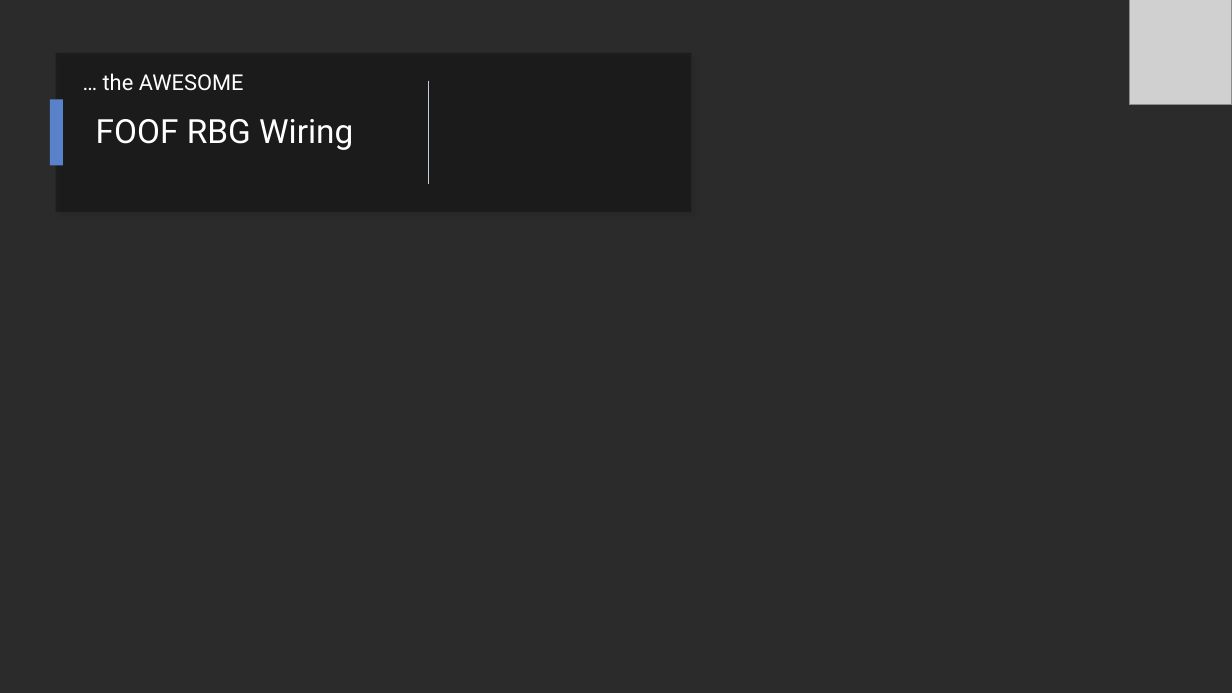
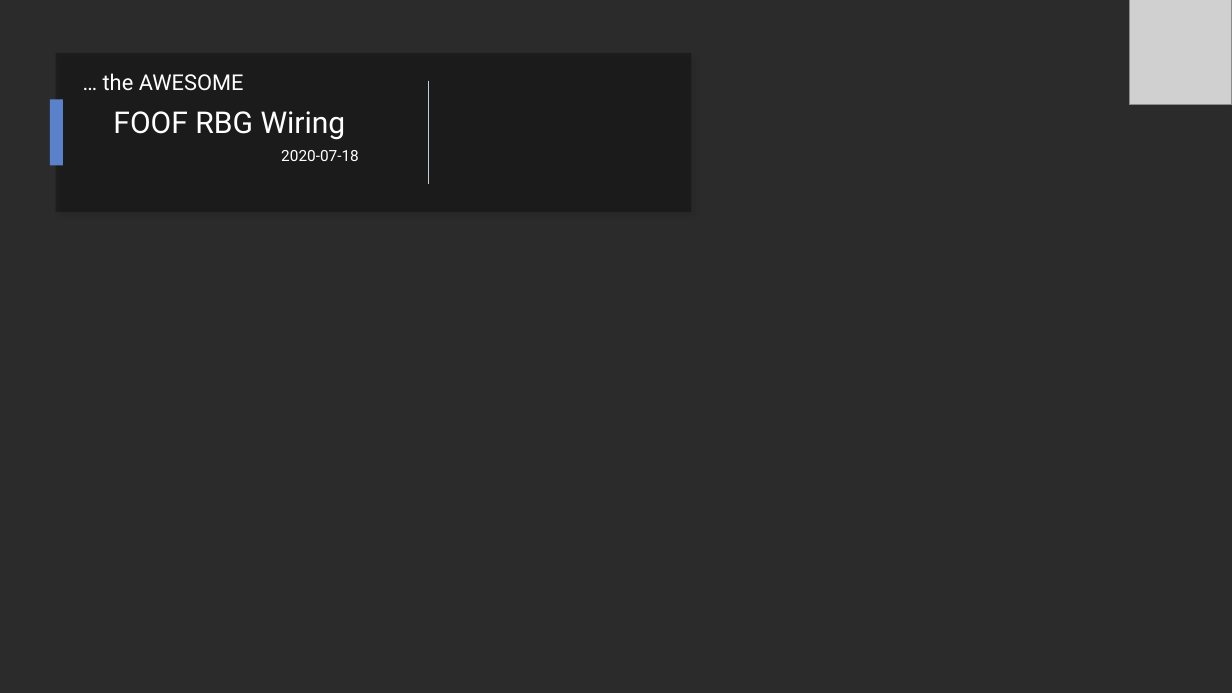
Before and after one commit to Mark-MDO47/RubberBandGun, a slide deck: slide 1 of FOOF_RBG_Wiring.pptx. Drawn at 1232x693 pixels with LibreOffice and Linux fonts; fonts in the diff are those of the drawing; grey boxes stand for pictures; background and template pictures are left out; a plain dark background stands for a picture behind light text. Boxes give left, top, right and bottom in pixels: in the first picture for what was removed or moved away, otherwise in the second. Text is boxed around its words. In the diff, an @@ line names an element or a change of style, - is before the commit and + after.

Commit message:
update wiring PPTX

```diff
--- a/FOOF_RBG_Wiring.pptx
+++ b/FOOF_RBG_Wiring.pptx
@@ title "FOOF RBG Wiring" moved from (x1=96, y1=119, x2=353, y2=150) to (x1=113, y1=111, x2=346, y2=140) @@
@@ title "FOOF RBG Wiring" at (x1=113, y1=111, x2=346, y2=140): size 26 to 23.4 pt @@
@@ text added at (x1=281, y1=150, x2=359, y2=161), 12 pt, text #FFFFFF @@
+2020-07-18
```
Also in this commit, not shown: 2 other slides changed, 1 other file.
